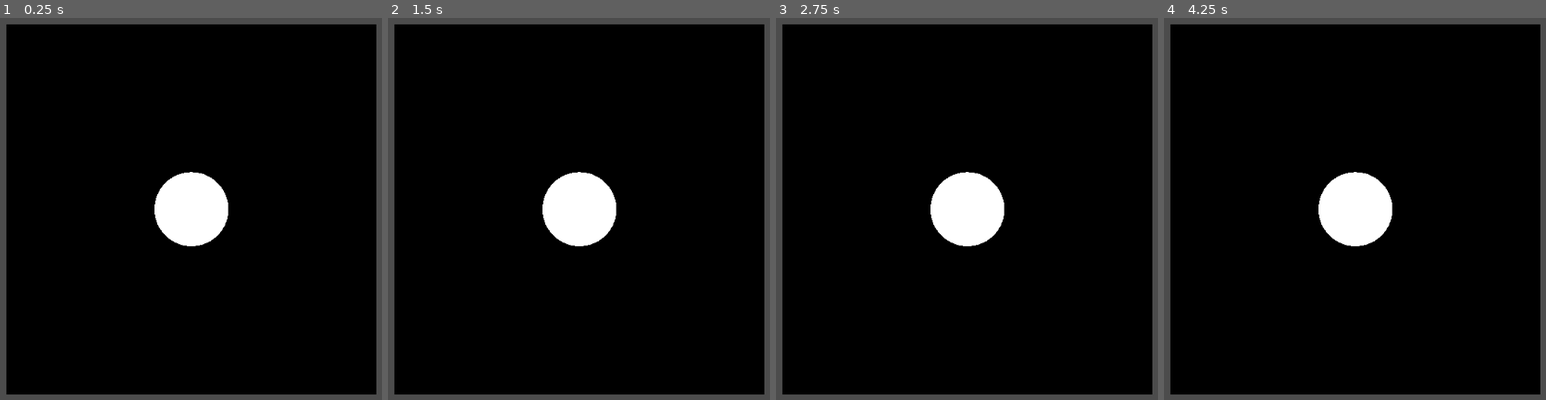
Above: before the commit, frames 1-4 (left to right).
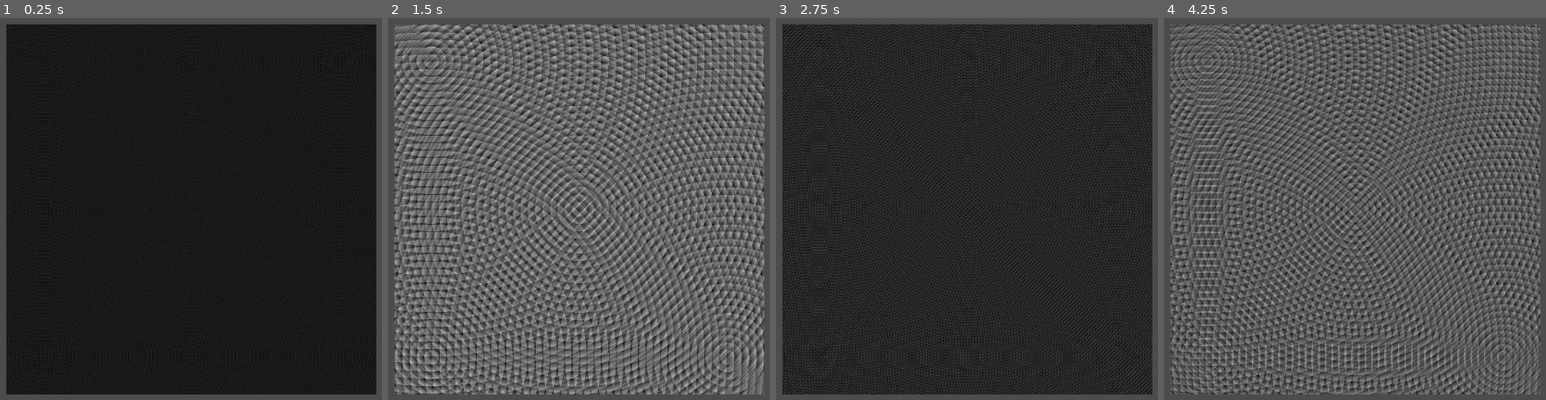
Above: after the commit, the same moments.

Repository: rafaelcarvsantos/shaders
Game: Godot game, scene res://Shader.tscn
The game is run twice, just before and just after one commit, with the same random seed, the same clock (stepped at 60 frames per second) and the same inputs. The project has no main scene, so this scene is started directly. The engine's default icon, where the game draws it, is replaced by a stand-in: a white triangle on a blue panel in a dark square.
Inputs:
- Up to frame 1 (0.25 s): no input
- Up to frame 2 (1.5 s): no input
- Up to frame 3 (2.75 s): no input
- Up to frame 4 (4.25 s): no input

The runs differ from the first frame. In frame 1, 46% of the frame differs, in the area x 1-99%, y 1-99%; in frame 2, 94%; in frame 3, 89%; in frame 4, 94%.

Commit message:
Distance Field

Diff:
--- a/DistanceField.shader
+++ b/DistanceField.shader
@@ -0,0 +1,20 @@
+shader_type canvas_item;
+
+vec3 criaDistanceField(vec2 center, float radius, vec2 uv){
+
+	vec3 col = vec3(mod(distance(uv,center),radius)*10.0);
+	return col;
+
+}
+
+
+void fragment() {
+	vec3 col = criaDistanceField(vec2(0.5,0.5),0.02*abs(sin(TIME)),UV);
+	col = col + criaDistanceField(vec2(0.1,0.1),0.02*abs(sin(TIME)),UV);
+	col = col + criaDistanceField(vec2(0.9,0.9),0.02*abs(sin(TIME)),UV);
+	col = col + criaDistanceField(vec2(0.1,0.9),0.02*abs(sin(TIME)),UV);
+
+
+	COLOR = vec4(col,1.0);
+
+}
--- a/Shader.tscn
+++ b/Shader.tscn
@@ -1,32 +1,12 @@
-[gd_scene load_steps=4 format=2]
+[gd_scene load_steps=3 format=2]
 
 [ext_resource path="res://icon.png" type="Texture" id=1]
-
-[sub_resource type="Shader" id=1]
-code = "shader_type canvas_item;
-
-vec3 criaCirculo(vec2 center, float radius, vec2 uv){
-
-	vec3 col = vec3(step(distance(uv,center),radius));
-	return col;
-
-}
-
-
-void fragment() {
-	vec3 col = criaCirculo(vec2(0.5,0.5),0.1,UV);
-
-	COLOR = vec4(col,1.0);
-
-}"
-
-[sub_resource type="ShaderMaterial" id=2]
-shader = SubResource( 1 )
+[ext_resource path="res://criaDistanceField.tres" type="Material" id=2]
 
 [node name="Node2D" type="Node2D"]
 
 [node name="icon" type="Sprite" parent="."]
-material = SubResource( 2 )
+material = ExtResource( 2 )
 position = Vector2( 394.236, 315.665 )
 scale = Vector2( 8, 8 )
 texture = ExtResource( 1 )
--- a/criaCirulo.tres
+++ b/criaCirulo.tres
@@ -3,16 +3,17 @@
 [sub_resource type="Shader" id=1]
 code = "shader_type canvas_item;
 
-vec3 criaCirculo(vec2 center, float radius, vec2 uv){
+vec3 criaCirculo(vec2 center, float radius, vec2 uv, float sino){
 
-	vec3 col = vec3(step(distance(uv,center),radius));
+	vec3 col = vec3(smoothstep(distance(uv,center)-abs((sino*0.05)),distance(uv,center)+0.02,radius));
 	return col;
 
 }
 
 
 void fragment() {
-	vec3 col = criaCirculo(vec2(0.5,0.5),0.1,UV);
+	vec3 col = criaCirculo(vec2(0.5,0.5),0.1,UV,sin(TIME));
+	col = col + criaCirculo(vec2(0.2,0.2),0.1,UV,sin(TIME));
 
 	COLOR = vec4(col,1.0);
 
